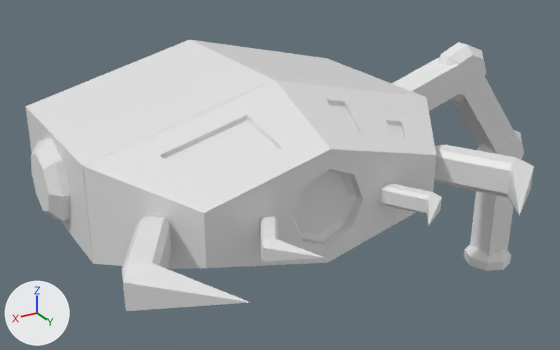
What one commit did to the Blender file Assets/Content/Centipede/Centipede.blend.
The view is the same before and after, from a camera (50 mm lens) standing at (3.79, 7.43, 3.17) and looking at (-0.49, 0.28, -0.4). The lights are fixed; the arrows at lower left show +X, +Y and +Z.

The scene before the commit, as lines of its bpy script (objects in view):
```python
me_cone_005 = bpy.data.meshes.new('Cone.005')
me_cone_005.from_pydata(...)  # 24 vertices, 18 faces; spans x -1.0..1.0, y -1.0..1.0, z -0.2..0.5
me_cube_011 = bpy.data.meshes.new('Cube.011')
me_cube_011.from_pydata(...)  # 235 vertices, 199 faces, 4 loose edges; spans x -1.37..1.37, y -1.26..0.79, z -1.0..1.0
# faces by material slot: [167, 32]
me_cube_011.materials.append(mat_material_010)  # white #e7e7e7
me_cube_011.materials.append(mat_material_011)  # white #e7e7e7
me_cube_014 = bpy.data.meshes.new('Cube.014')
me_cube_014.from_pydata(...)  # a box spanning x -1.0..1.0, y -1.0..1.0, z -1.0..1.0
ob_head = bpy.data.objects.new('Head', me_cube_011)
ob_head.location = (0.0, 1.784, 0.0)
ob_head.rotation_euler = (3.142, 0.0, 0.0)  # degrees (180, 0, 0)
ob_head.delta_scale = (1.61, 1.0, 1.0)
ob_leg_002 = bpy.data.objects.new('Leg.002', me_cube_014)
ob_leg_002.location = (-4.42, 0.0, -1.848)
ob_leg_002.rotation_euler = (0.0, 1.571, 0.0)  # degrees (0, 90, 0)
ob_leg_002.scale = (0.75, 0.2, 0.2)
ob_tip = bpy.data.objects.new('Tip', me_cone_005)
ob_tip.location = (-4.417, -0.008, -2.735)
ob_tip.scale = (0.35, 0.35, 0.35)
# also in view: 'Ancle.002' at (-3.47, 0.0, 0.33); 'Leg.001' at (-4.0, 0.0, -0.39); 'Ancle.006' at (-4.41, 0.0, -1.01); 'Leg.000' at (-2.66, 0.0, 0.13); 'Body' at (0.0, 0.0, 0.0)
```
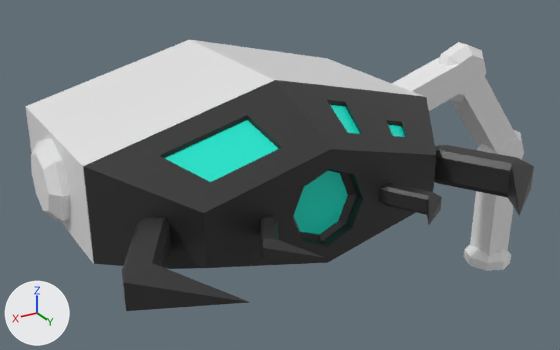
Commit message: update centipede model

Where the change shows, as pixel boxes (x1, y1, x2, y2) in the pictures (560 x 350 px):
part 1 of me_cube_011, recoloured (white to black)
    both: (122, 100, 534, 311)
part 2 of me_cube_011, recoloured (white to cyan)
    both: (330, 105, 405, 137)
part 3 of me_cube_011, recoloured (white to cyan)
    both: (294, 171, 348, 234)
part 4 of me_cube_011, recoloured (white to cyan)
    both: (165, 120, 278, 182)
part 5 of me_cube_011, recoloured (white to black)
    both: (83, 80, 436, 269)

The change, as a diff of the scene's bpy script:
```diff
--- a/Assets/Content/Centipede/Centipede.blend.py
+++ b/Assets/Content/Centipede/Centipede.blend.py
@@ mat_hightlight_m @@
+mat_hightlight_m = principled_material('Hightlight_M')
+mat_hightlight_m.base_color = (0.0, 0.8, 0.62)  # cyan #00e7ce
+mat_hightlight_m.roughness = 0.4
@@ mat_base_m @@
+mat_base_m = principled_material('Base_M')
+mat_base_m.base_color = (0.0254, 0.0254, 0.0254)  # black #2c2c2c
+mat_base_m.roughness = 0.4
@@ me_cube_011 @@
 me_cube_011.from_pydata(...)  # 235 vertices, 199 faces, 4 loose edges; spans x -1.37..1.37, y -1.26..0.79, z -1.0..1.0
 # used by ob_head; location = (0.0, 1.784, 0.0); rotation_euler = (3.142, 0.0, 0.0), in degrees (180, 0, 0); delta_scale = (1.61, 1.0, 1.0)
+# me_cube_011 part 1: 162 of the faces centred in x -1.35..1.35, y -0.89..0.66, z -0.72..0.89 switch from mat_material_010 (white #e7e7e7) to mat_base_m (black #2c2c2c)
+# me_cube_011 part 2: 3 of the faces centred in x -0.61..-0.37, y 0.16..0.41, z -0.64..-0.45 switch from mat_material_010 (white #e7e7e7) to mat_hightlight_m (cyan #00e7ce)
+# me_cube_011 part 3: 1 of the faces centred in x 0.0, y -0.06, z 0.0 switch from mat_material_010 (white #e7e7e7) to mat_hightlight_m (cyan #00e7ce)
+# me_cube_011 part 4: 1 of the faces centred in x 0.51, y 0.29, z -0.54 switch from mat_material_010 (white #e7e7e7) to mat_hightlight_m (cyan #00e7ce)
+# me_cube_011 part 5: all 32 faces that had it switch from mat_material_011 (white #e7e7e7) to mat_base_m (black #2c2c2c)
```
